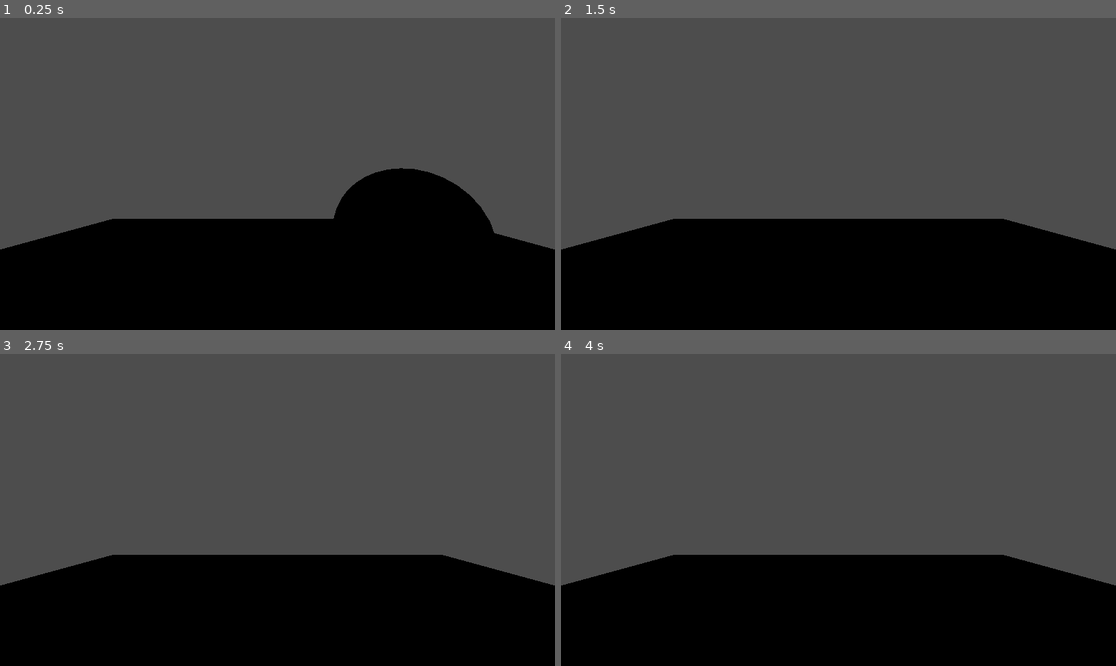
Above: before the commit, frames 1-4 (two rows, left to right).
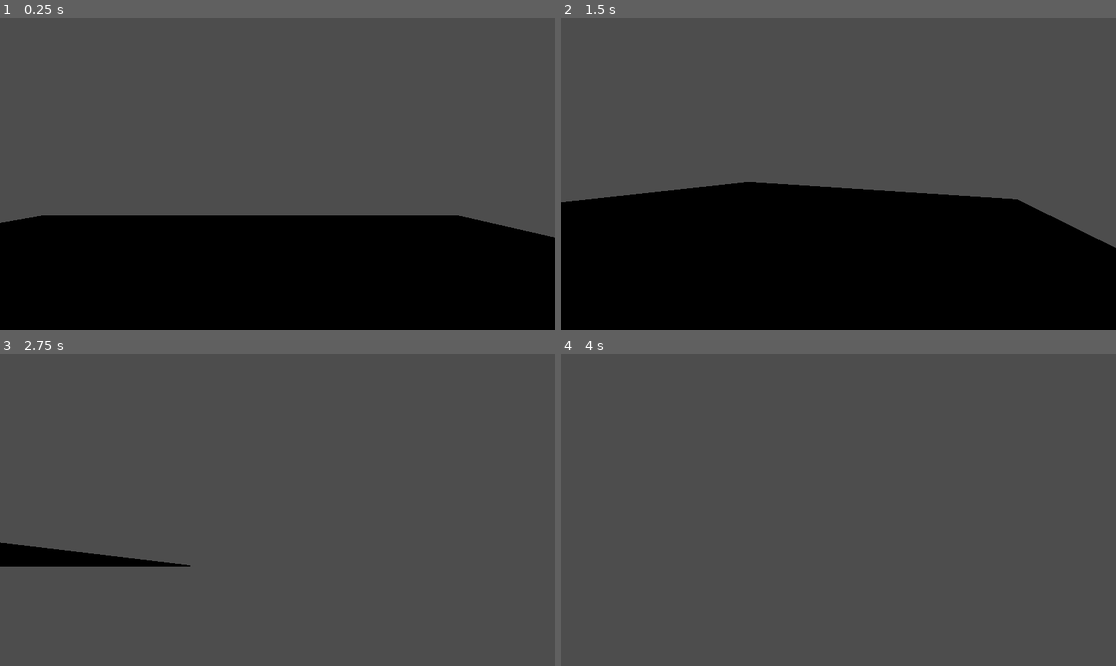
Above: after the commit, the same moments.

Repository: perrobot64-developer64/Juego_de_CarreFur
Game: Godot game, scene res://Escenas/test.tscn
Two runs of this game, one before a commit and one after it. Both use one fixed random seed, a clock stepped at 60 frames per second and the inputs below. The project has no main scene, so this scene is started directly.
Inputs (mouse positions are in pixels of both pictures, inside the frame that each line leads up to):
- Up to frame 1 (0.25 s): no input
- Up to frame 2 (1.5 s): tap Enter (ui_accept) at 0.5, 0.77 s; move the mouse to (960, 158) at 0.52 s; hold Right (ui_right) 0.53-1.28 s; move the mouse to (727, 189) at 1.27 s; hold Down (ui_down) from 1.28 s (still down)
- Up to frame 3 (2.75 s): tap Enter (ui_accept) at 1.52 s; move the mouse to (333, 441) at 2.02 s; release Down (ui_down) at 2.03 s; hold Right (ui_right) from 2.03 s (still down)
- Up to frame 4 (4 s): move the mouse to (810, 572) at 2.77 s; release Right (ui_right) at 2.78 s; hold Up (ui_up) 2.78-3.53 s; tap Enter (ui_accept) at 3.02, 3.5, 3.77 s; move the mouse to (1005, 556) at 3.52 s; hold Left (ui_left) from 3.53 s (still down)

The runs differ from the first frame. In frame 1, 5.0% of the frame differs, in the area x 0-100%, y 48-75%; in frame 2, 9.0%; in frame 3, 34%, in the area x 0-100%, y 60-100%; in frame 4, 34%.

Commit message:
camara move xd

Diff:
--- a/Escenas/Player/Player.tscn
+++ b/Escenas/Player/Player.tscn
@@ -14,3 +14,6 @@
 
 [node name="CollisionShape3D" type="CollisionShape3D" parent="."]
 shape = SubResource("CapsuleShape3D_okrv5")
+
+[node name="Camera3D" type="Camera3D" parent="."]
+transform = Transform3D(1, 0, 0, 0, 1, 0, 0, 0, 1, 0, 0.430809, -0.288248)
--- a/Escenas/Player/player.gd
+++ b/Escenas/Player/player.gd
@@ -1,21 +1,38 @@
 extends CharacterBody3D
-
 
 const SPEED = 5.0
 const JUMP_VELOCITY = 4.5
+const MOUSE_SENSITIVITY = 0.002
 
+@onready var camera: Camera3D = $Camera3D
+
+var rotation_y := 0.0  # Yaw (izquierda/derecha)
+var rotation_x := 0.0  # Pitch (arriba/abajo)
+
+func _ready() -> void:
+	# Captura el mouse al iniciar
+	Input.set_mouse_mode(Input.MOUSE_MODE_CAPTURED)
+
+func _unhandled_input(event: InputEvent) -> void:
+	if event is InputEventMouseMotion:
+		# Rotación horizontal al cuerpo (yaw)
+		rotation_y -= event.relative.x * MOUSE_SENSITIVITY
+		rotation_degrees.y = rad_to_deg(rotation_y)
+
+		# Rotación vertical a la cámara (pitch)
+		rotation_x = clamp(rotation_x - event.relative.y * MOUSE_SENSITIVITY, deg_to_rad(-80), deg_to_rad(80))
+		camera.rotation.x = rotation_x
 
 func _physics_process(delta: float) -> void:
-	# Add the gravity.
+	# Gravedad
 	if not is_on_floor():
 		velocity += get_gravity() * delta
 
-	# Handle jump.
+	# Saltar
 	if Input.is_action_just_pressed("ui_accept") and is_on_floor():
 		velocity.y = JUMP_VELOCITY
 
-	# Get the input direction and handle the movement/deceleration.
-	# As good practice, you should replace UI actions with custom gameplay actions.
+	# Movimiento
 	var input_dir := Input.get_vector("ui_left", "ui_right", "ui_up", "ui_down")
 	var direction := (transform.basis * Vector3(input_dir.x, 0, input_dir.y)).normalized()
 	if direction:
--- a/Escenas/test.tscn
+++ b/Escenas/test.tscn
@@ -20,6 +20,3 @@
 
 [node name="CharacterBody3D" parent="." instance=ExtResource("1_uahsp")]
 transform = Transform3D(1, 0, 0, 0, 1, 0, 0, 0, 1, 0.937786, 1.04336, 1.45386)
-
-[node name="Camera3D" type="Camera3D" parent="."]
-transform = Transform3D(1, 0, 0, 0, 1, 0, 0, 0, 1, 0, 2, 3)
--- a/project.godot
+++ b/project.godot
@@ -13,3 +13,38 @@
 config/name="CarreFur"
 config/features=PackedStringArray("4.4", "Forward Plus")
 config/icon="res://icon.svg"
+
+[input]
+
+ui_left={
+"deadzone": 0.5,
+"events": [Object(InputEventKey,"resource_local_to_scene":false,"resource_name":"","device":0,"window_id":0,"alt_pressed":false,"shift_pressed":false,"ctrl_pressed":false,"meta_pressed":false,"pressed":false,"keycode":4194319,"physical_keycode":0,"key_label":0,"unicode":0,"location":0,"echo":false,"script":null)
+, Object(InputEventJoypadButton,"resource_local_to_scene":false,"resource_name":"","device":0,"button_index":13,"pressure":0.0,"pressed":false,"script":null)
+, Object(InputEventJoypadMotion,"resource_local_to_scene":false,"resource_name":"","device":0,"axis":0,"axis_value":-1.0,"script":null)
+, Object(InputEventKey,"resource_local_to_scene":false,"resource_name":"","device":-1,"window_id":0,"alt_pressed":false,"shift_pressed":false,"ctrl_pressed":false,"meta_pressed":false,"pressed":false,"keycode":0,"physical_keycode":65,"key_label":0,"unicode":97,"location":0,"echo":false,"script":null)
+]
+}
+ui_right={
+"deadzone": 0.5,
+"events": [Object(InputEventKey,"resource_local_to_scene":false,"resource_name":"","device":0,"window_id":0,"alt_pressed":false,"shift_pressed":false,"ctrl_pressed":false,"meta_pressed":false,"pressed":false,"keycode":4194321,"physical_keycode":0,"key_label":0,"unicode":0,"location":0,"echo":false,"script":null)
+, Object(InputEventJoypadButton,"resource_local_to_scene":false,"resource_name":"","device":0,"button_index":14,"pressure":0.0,"pressed":false,"script":null)
+, Object(InputEventJoypadMotion,"resource_local_to_scene":false,"resource_name":"","device":0,"axis":0,"axis_value":1.0,"script":null)
+, Object(InputEventKey,"resource_local_to_scene":false,"resource_name":"","device":-1,"window_id":0,"alt_pressed":false,"shift_pressed":false,"ctrl_pressed":false,"meta_pressed":false,"pressed":false,"keycode":0,"physical_keycode":68,"key_label":0,"unicode":100,"location":0,"echo":false,"script":null)
+]
+}
+ui_up={
+"deadzone": 0.5,
+"events": [Object(InputEventKey,"resource_local_to_scene":false,"resource_name":"","device":0,"window_id":0,"alt_pressed":false,"shift_pressed":false,"ctrl_pressed":false,"meta_pressed":false,"pressed":false,"keycode":4194320,"physical_keycode":0,"key_label":0,"unicode":0,"location":0,"echo":false,"script":null)
+, Object(InputEventJoypadButton,"resource_local_to_scene":false,"resource_name":"","device":0,"button_index":11,"pressure":0.0,"pressed":false,"script":null)
+, Object(InputEventJoypadMotion,"resource_local_to_scene":false,"resource_name":"","device":0,"axis":1,"axis_value":-1.0,"script":null)
+, Object(InputEventKey,"resource_local_to_scene":false,"resource_name":"","device":-1,"window_id":0,"alt_pressed":false,"shift_pressed":false,"ctrl_pressed":false,"meta_pressed":false,"pressed":false,"keycode":0,"physical_keycode":87,"key_label":0,"unicode":119,"location":0,"echo":false,"script":null)
+]
+}
+ui_down={
+"deadzone": 0.5,
+"events": [Object(InputEventKey,"resource_local_to_scene":false,"resource_name":"","device":0,"window_id":0,"alt_pressed":false,"shift_pressed":false,"ctrl_pressed":false,"meta_pressed":false,"pressed":false,"keycode":4194322,"physical_keycode":0,"key_label":0,"unicode":0,"location":0,"echo":false,"script":null)
+, Object(InputEventJoypadButton,"resource_local_to_scene":false,"resource_name":"","device":0,"button_index":12,"pressure":0.0,"pressed":false,"script":null)
+, Object(InputEventJoypadMotion,"resource_local_to_scene":false,"resource_name":"","device":0,"axis":1,"axis_value":1.0,"script":null)
+, Object(InputEventKey,"resource_local_to_scene":false,"resource_name":"","device":-1,"window_id":0,"alt_pressed":false,"shift_pressed":false,"ctrl_pressed":false,"meta_pressed":false,"pressed":false,"keycode":0,"physical_keycode":83,"key_label":0,"unicode":115,"location":0,"echo":false,"script":null)
+]
+}
